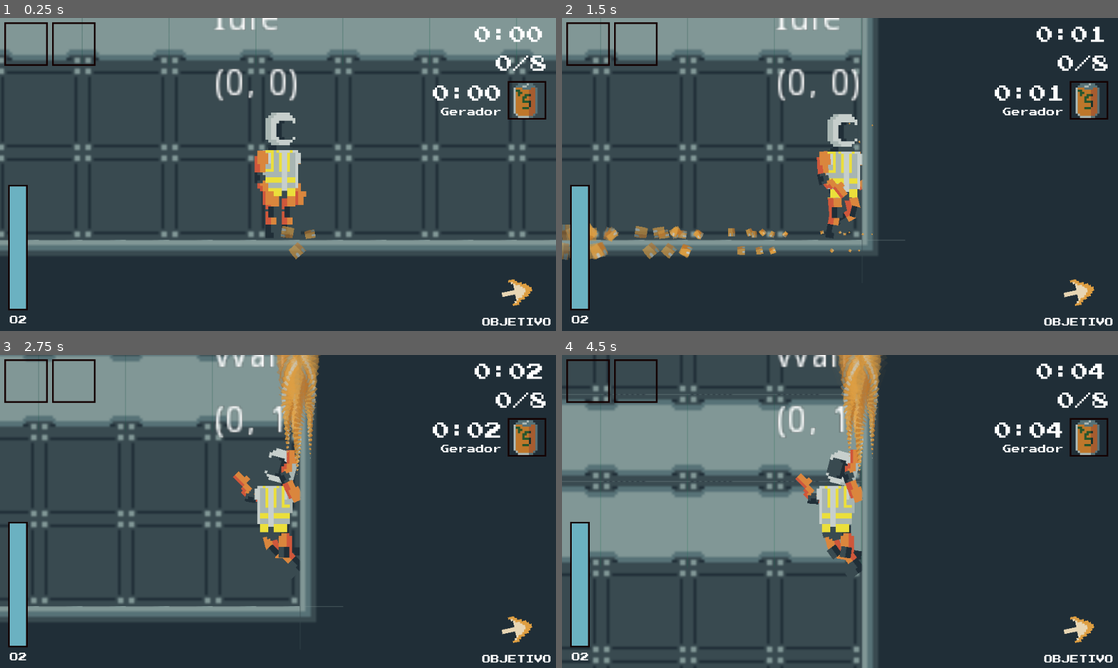
Above: before the commit, frames 1-4 (two rows, left to right).
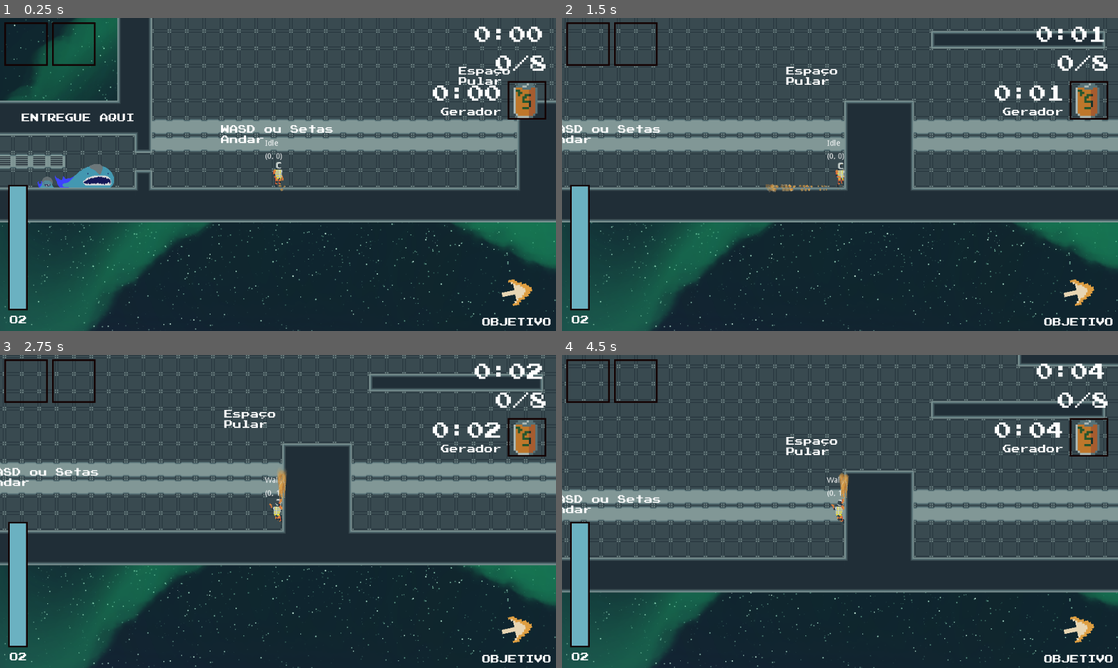
Above: after the commit, the same moments.

Repository: andrebariani/LostAndFound_GGJ2021
Game: Godot game, scene res://Main.tscn
Two runs of this game, one before a commit and one after it. Both use one fixed random seed, a clock stepped at 60 frames per second and the inputs below. The engine's default icon, where the game draws it, is replaced by a stand-in: a white triangle on a blue panel in a dark square.
Inputs:
- Up to frame 1 (0.25 s): no input
- Up to frame 2 (1.5 s): tap Enter (ui_accept) at 0.5, 0.77 s; hold Right (ui_right) from 0.53 s (still down); tap Shift (dash) at 0.6 s; tap Q (drop) at 1.35 s
- Up to frame 3 (2.75 s): tap Enter (ui_accept) at 1.52 s; release Right (ui_right) at 2.03 s; hold Left (ui_left) from 2.03 s (still down); tap E (use_tool) at 2.1 s
- Up to frame 4 (4.5 s): release Left (ui_left) at 2.78 s; hold Right (ui_right) 2.78-4.28 s; tap Shift (dash) at 2.85 s; tap Enter (ui_accept) at 3.02, 3.77 s; tap Q (drop) at 3.6 s; hold Left (ui_left) from 4.28 s (still down); tap E (use_tool) at 4.35 s

The runs differ from the first frame. In frame 1, 53% of the frame differs, in the area x 0-100%, y 0-100%; in frame 2, 50%; in frame 3, 56%; in frame 4, 62%.

Commit message:
hotfix do timer S E T O P

Diff:
--- a/objects/O2Area.gd
+++ b/objects/O2Area.gd
@@ -7,7 +7,7 @@
 	if body.has_method("lose_oxygen"):
 		player = body
 		$Timer.start(0.25)
-		player.timer_setop()
+		player.timer_setup()
 
 
 func _on_Area2D_body_exited(body):
--- a/player/player_body/PlayerBody.tscn
+++ b/player/player_body/PlayerBody.tscn
@@ -2020,7 +2020,7 @@
 }
 
 [node name="Torso" type="Sprite" parent="AnimationRoot"]
-position = Vector2( -1, -8 )
+position = Vector2( -1, -7.593 )
 texture = ExtResource( 3 )
 offset = Vector2( 0, 6 )
 region_enabled = true
@@ -2031,7 +2031,7 @@
 
 [node name="ShoulderL" type="Position2D" parent="AnimationRoot/Torso"]
 show_behind_parent = true
-position = Vector2( -5, 1.53136 )
+position = Vector2( -5, 1.89616 )
 __meta__ = {
 "_gizmo_extents_": 0.0
 }
@@ -2065,7 +2065,7 @@
 region_rect = Rect2( 27, 21, 11, 6 )
 
 [node name="Head" type="Sprite" parent="AnimationRoot/Torso/Neck"]
-position = Vector2( 0, -9 )
+position = Vector2( 0, -8.86433 )
 texture = ExtResource( 3 )
 region_enabled = true
 region_rect = Rect2( 23, 5, 11, 12 )
@@ -2086,24 +2086,24 @@
 region_rect = Rect2( 4, 29, 10, 4 )
 
 [node name="ThighR" type="Sprite" parent="AnimationRoot/Torso/Belly/Hip"]
-position = Vector2( 3.25418, 2.5 )
-rotation = 0.523599
+position = Vector2( 3.5, 2.5 )
+rotation = 0.0355173
 texture = ExtResource( 3 )
 offset = Vector2( 0, 2 )
 region_enabled = true
 region_rect = Rect2( 33, 65, 5, 7 )
 
 [node name="Knee" type="Sprite" parent="AnimationRoot/Torso/Belly/Hip/ThighR"]
-position = Vector2( -0.622909, 6.25418 )
-rotation = -0.326154
+position = Vector2( -0.5, 5.2965 )
+rotation = -0.0355173
 texture = ExtResource( 3 )
 region_enabled = true
 region_rect = Rect2( 24, 78, 4, 4 )
 
 [node name="Leg" type="Sprite" parent="AnimationRoot/Torso/Belly/Hip/ThighR/Knee"]
 show_behind_parent = true
-position = Vector2( 0.622909, 1.75418 )
-rotation = -0.390509
+position = Vector2( 0.5, 1.86433 )
+rotation = -0.0710347
 texture = ExtResource( 3 )
 offset = Vector2( -1, 3 )
 region_enabled = true
@@ -2111,8 +2111,8 @@
 
 [node name="ThighL" type="Sprite" parent="AnimationRoot/Torso/Belly/Hip"]
 show_behind_parent = true
-position = Vector2( -2.5, 1.74582 )
-rotation = -0.197444
+position = Vector2( -2.5, 2.36433 )
+rotation = 0.417047
 texture = ExtResource( 3 )
 offset = Vector2( 0, 2 )
 region_enabled = true
@@ -2120,14 +2120,15 @@
 
 [node name="Knee" type="Sprite" parent="AnimationRoot/Torso/Belly/Hip/ThighL"]
 position = Vector2( -0.5, 5.5 )
+rotation = -0.523599
 texture = ExtResource( 3 )
 region_enabled = true
 region_rect = Rect2( 24, 78, 4, 4 )
 
 [node name="Leg" type="Sprite" parent="AnimationRoot/Torso/Belly/Hip/ThighL/Knee"]
 show_behind_parent = true
-position = Vector2( 0.5, 1.24582 )
-rotation = -0.394889
+position = Vector2( 0.5, 1 )
+rotation = -0.785398
 texture = ExtResource( 3 )
 offset = Vector2( -1, 3 )
 region_enabled = true
@@ -2139,7 +2140,7 @@
 vframes = 2
 
 [node name="ShoulderR" type="Position2D" parent="AnimationRoot/Torso"]
-position = Vector2( 7, 1.54916 )
+position = Vector2( 7, 1.87287 )
 __meta__ = {
 "_gizmo_extents_": 0.0
 }
@@ -2174,7 +2175,3 @@
 modulate = Color( 1, 1, 1, 0.211765 )
 position = Vector2( 0, 38 )
 texture = ExtResource( 4 )
-
-[node name="Camera2D" type="Camera2D" parent="."]
-current = true
-zoom = Vector2( 0.2, 0.2 )
Not shown, added: assets/images/divulgação.png.import
Not shown, added: assets/images/page_space_background.png.import
